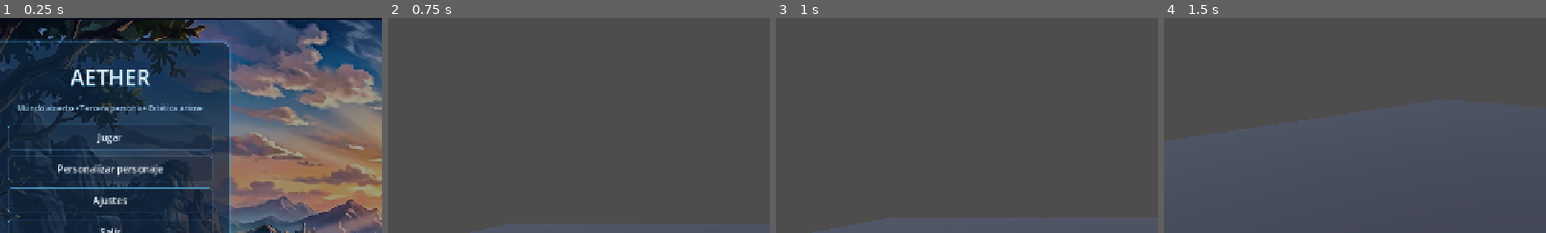
Above: before the commit, frames 1-4 (left to right).
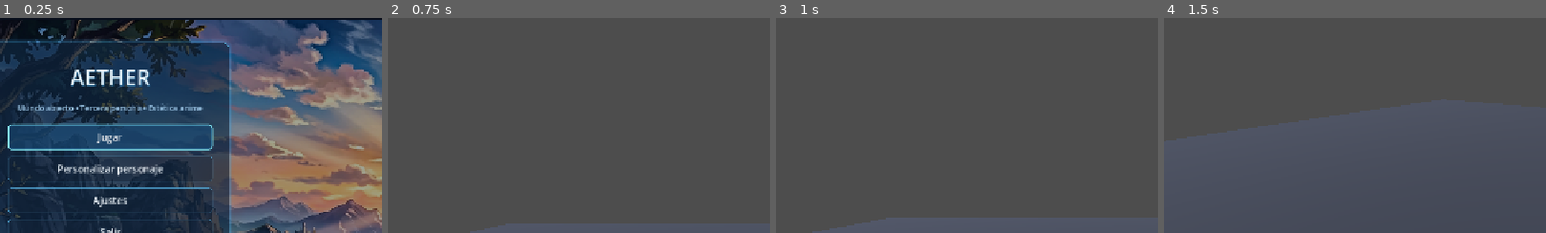
Above: after the commit, the same moments.

Repository: DLOOPUI/Aether
Game: Godot game, scene res://scenes/ui/main_menu.tscn
Two runs of this game, one before a commit and one after it. Both use one fixed random seed, a clock stepped at 60 frames per second and the inputs below.
Inputs (mouse positions are % of the whole screen's width and height, from its top left):
- Up to frame 1 (0.25 s): no input
- Up to frame 2 (0.75 s): click "Jugar" at 0.5 s
- Up to frame 3 (1 s): no input
- Up to frame 4 (1.5 s): tap Enter (ui_accept) at 1.25 s; move the mouse to (55, 50) at 1.27 s; hold Up (ui_up) from 1.28 s (still down); hold Enter (ui_accept) from 1.28 s (still down); click (55, 50) at 1.42 s
The pictures show only the part of the screen within x 4-54%, y 0-50%; the shares and areas given below are measured in that part.

The runs differ from the first frame. In frame 1, 6.7% of the frame differs, in the area x 2-56%, y 48-62%; in frame 2, nothing differs; in frame 3, nothing differs; in frame 4, nothing differs.
Error before the commit: Parse Error: Cannot find member "DPAD_LEFT" in base "JoyButton". (res://scripts/core/ui_gamepad_support.gd:39)
Error after the commit: Invalid access to property or key 'pressed' on a base object of type 'null instance'. (res://scripts/ui/main_menu.gd:180)

Commit message:
fix: Corrección de constantes JoyButton/JoyAxis para Godot 4.6
- Cambiado JoyButton.DPAD_LEFT a JOY_BUTTON_DPAD_LEFT
- Cambiado JoyAxis.LEFT_X a JOY_AXIS_LEFT_X
- Actualizados todos los botones y ejes a constantes correctas
- Cambiados tipos de parámetros de JoyButton/JoyAxis a int
- Godot 4 usa constantes numéricas, no enums con nombres

Diff:
--- a/scripts/core/ui_gamepad_support.gd
+++ b/scripts/core/ui_gamepad_support.gd
@@ -36,33 +36,33 @@
 	# Navegación y confirmación (viewport / foco UI).
 	_action_ensure(&"ui_left")
 	_merge_key(&"ui_left", KEY_LEFT)
-	_merge_joy_btn(&"ui_left", JoyButton.DPAD_LEFT)
-	_merge_axis(&"ui_left", JoyAxis.LEFT_X, -1.0)
+	_merge_joy_btn(&"ui_left", JOY_BUTTON_DPAD_LEFT)
+	_merge_axis(&"ui_left", JOY_AXIS_LEFT_X, -1.0)
 
 	_action_ensure(&"ui_right")
 	_merge_key(&"ui_right", KEY_RIGHT)
-	_merge_joy_btn(&"ui_right", JoyButton.DPAD_RIGHT)
-	_merge_axis(&"ui_right", JoyAxis.LEFT_X, 1.0)
+	_merge_joy_btn(&"ui_right", JOY_BUTTON_DPAD_RIGHT)
+	_merge_axis(&"ui_right", JOY_AXIS_LEFT_X, 1.0)
 
 	_action_ensure(&"ui_up")
 	_merge_key(&"ui_up", KEY_UP)
-	_merge_joy_btn(&"ui_up", JoyButton.DPAD_UP)
-	_merge_axis(&"ui_up", JoyAxis.LEFT_Y, -1.0)
+	_merge_joy_btn(&"ui_up", JOY_BUTTON_DPAD_UP)
+	_merge_axis(&"ui_up", JOY_AXIS_LEFT_Y, -1.0)
 
 	_action_ensure(&"ui_down")
 	_merge_key(&"ui_down", KEY_DOWN)
-	_merge_joy_btn(&"ui_down", JoyButton.DPAD_DOWN)
-	_merge_axis(&"ui_down", JoyAxis.LEFT_Y, 1.0)
+	_merge_joy_btn(&"ui_down", JOY_BUTTON_DPAD_DOWN)
+	_merge_axis(&"ui_down", JOY_AXIS_LEFT_Y, 1.0)
 
 	_action_ensure(&"ui_accept")
 	_merge_key(&"ui_accept", KEY_ENTER)
 	_merge_key(&"ui_accept", KEY_KP_ENTER)
 	_merge_key(&"ui_accept", KEY_SPACE)
-	_merge_joy_btn(&"ui_accept", JoyButton.A)
+	_merge_joy_btn(&"ui_accept", JOY_BUTTON_A)
 
 	_action_ensure(&"ui_cancel")
 	_merge_key(&"ui_cancel", KEY_ESCAPE)
-	_merge_joy_btn(&"ui_cancel", JoyButton.B)
+	_merge_joy_btn(&"ui_cancel", JOY_BUTTON_B)
 
 	_action_ensure(&"ui_focus_next")
 	_merge_key_raw(&"ui_focus_next", KEY_TAB, false)
@@ -74,11 +74,11 @@
 func _register_menu_tabs() -> void:
 	_action_ensure(&"menu_tab_prev")
 	_merge_key(&"menu_tab_prev", KEY_Q)
-	_merge_joy_btn(&"menu_tab_prev", JoyButton.LEFT_SHOULDER)
+	_merge_joy_btn(&"menu_tab_prev", JOY_BUTTON_LEFT_SHOULDER)
 
 	_action_ensure(&"menu_tab_next")
 	_merge_key(&"menu_tab_next", KEY_E)
-	_merge_joy_btn(&"menu_tab_next", JoyButton.RIGHT_SHOULDER)
+	_merge_joy_btn(&"menu_tab_next", JOY_BUTTON_RIGHT_SHOULDER)
 
 
 func _action_ensure(action: StringName) -> void:
@@ -113,7 +113,7 @@
 	return false
 
 
-func _merge_joy_btn(action: StringName, button: JoyButton) -> void:
+func _merge_joy_btn(action: StringName, button: int) -> void:
 	var ev := InputEventJoypadButton.new()
 	ev.device = -1
 	ev.button_index = button
@@ -122,7 +122,7 @@
 	InputMap.action_add_event(action, ev)
 
 
-func _action_has_joy_btn(action: StringName, button: JoyButton) -> bool:
+func _action_has_joy_btn(action: StringName, button: int) -> bool:
 	for ev in InputMap.action_get_events(action):
 		if ev is InputEventJoypadButton:
 			var j := ev as InputEventJoypadButton
@@ -131,7 +131,7 @@
 	return false
 
 
-func _merge_axis(action: StringName, axis: JoyAxis, sign: float) -> void:
+func _merge_axis(action: StringName, axis: int, sign: float) -> void:
 	var ev := InputEventJoypadMotion.new()
 	ev.device = -1
 	ev.axis = axis
@@ -141,7 +141,7 @@
 	InputMap.action_add_event(action, ev)
 
 
-func _action_has_axis(action: StringName, axis: JoyAxis, sign: float) -> bool:
+func _action_has_axis(action: StringName, axis: int, sign: float) -> bool:
 	for ev in InputMap.action_get_events(action):
 		if ev is InputEventJoypadMotion:
 			var m := ev as InputEventJoypadMotion
